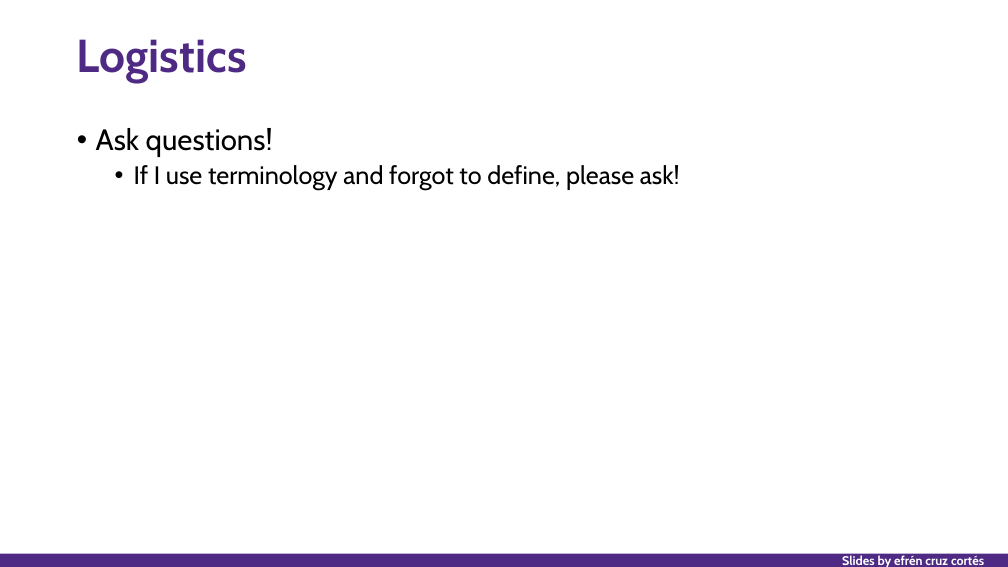
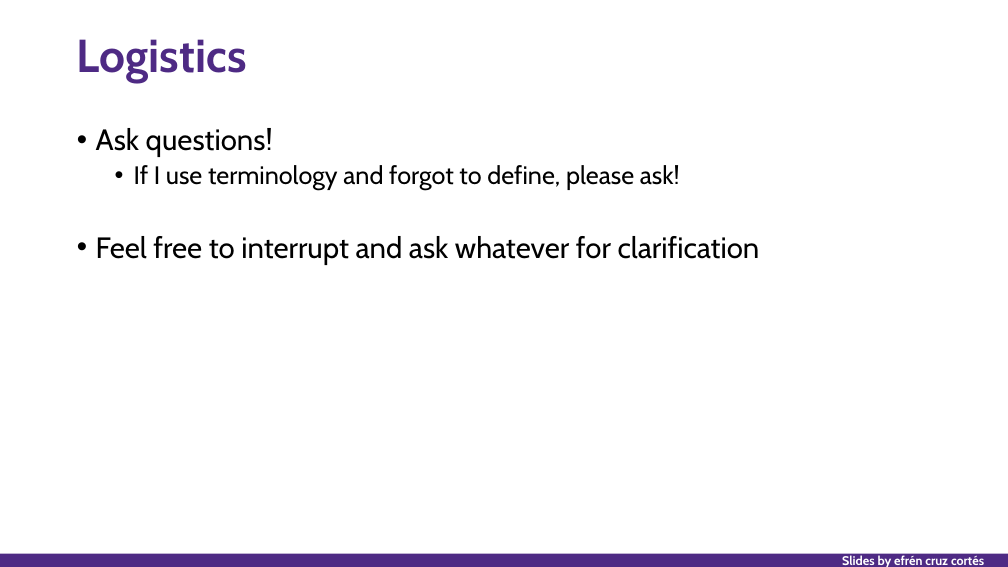
Before and after one commit to nuitrcs/researchers_guide_to_code_organization, a slide deck: slide 3 of researchers_guide_to_code_organization_day_1.pptx (slide 2 before the commit). Drawn at 1008x567 pixels with LibreOffice and Linux fonts; fonts in the diff are those of the drawing. Boxes give left, top, right and bottom in pixels: in the first picture for what was removed or moved away, otherwise in the second. Text is boxed around its words. In the diff, an @@ line names an element or a change of style, - is before the commit and + after.

```diff
--- a/researchers_guide_to_code_organization_day_1.pptx
+++ b/researchers_guide_to_code_organization_day_1.pptx
@@ text at (x1=96, y1=236, x2=760, y2=265): paragraph added @@
+• Feel free to interrupt and ask whatever for clarification
```
Also in this commit, not shown: 12 other slides changed, 3 slides added, 4 other files.
